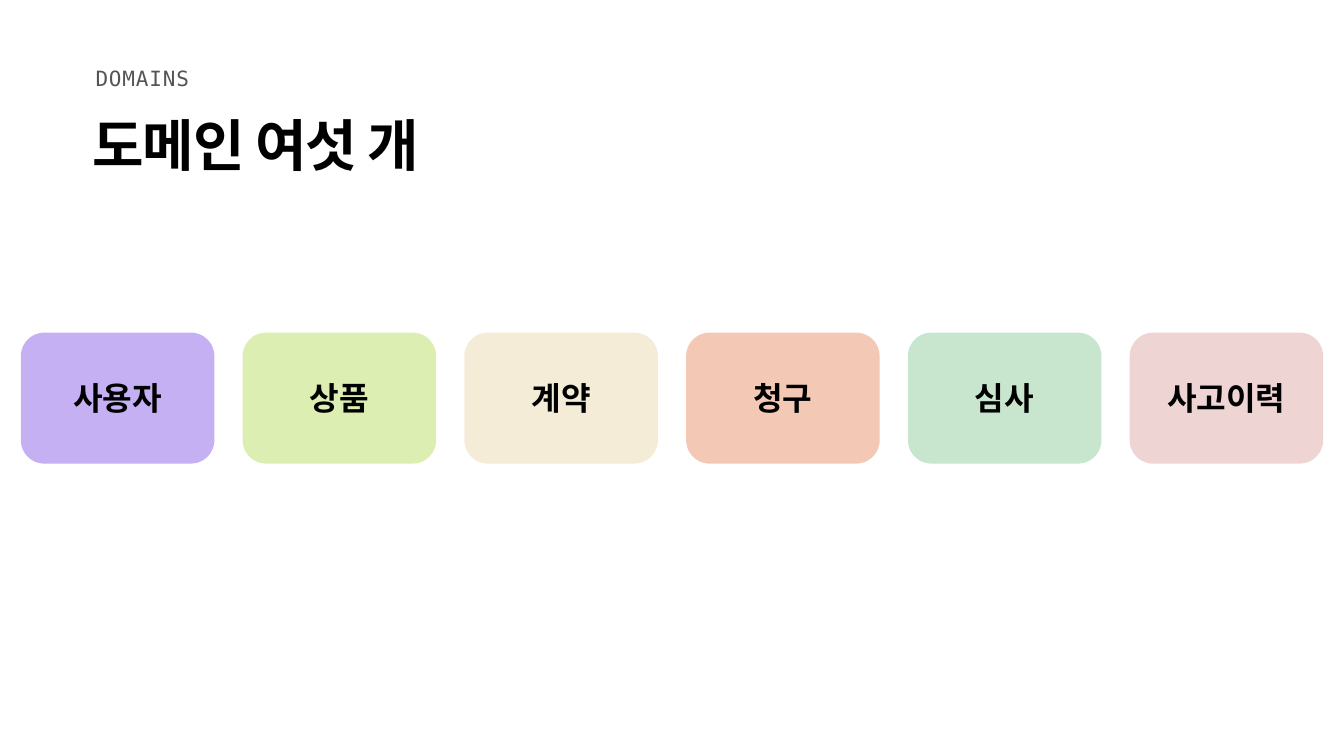
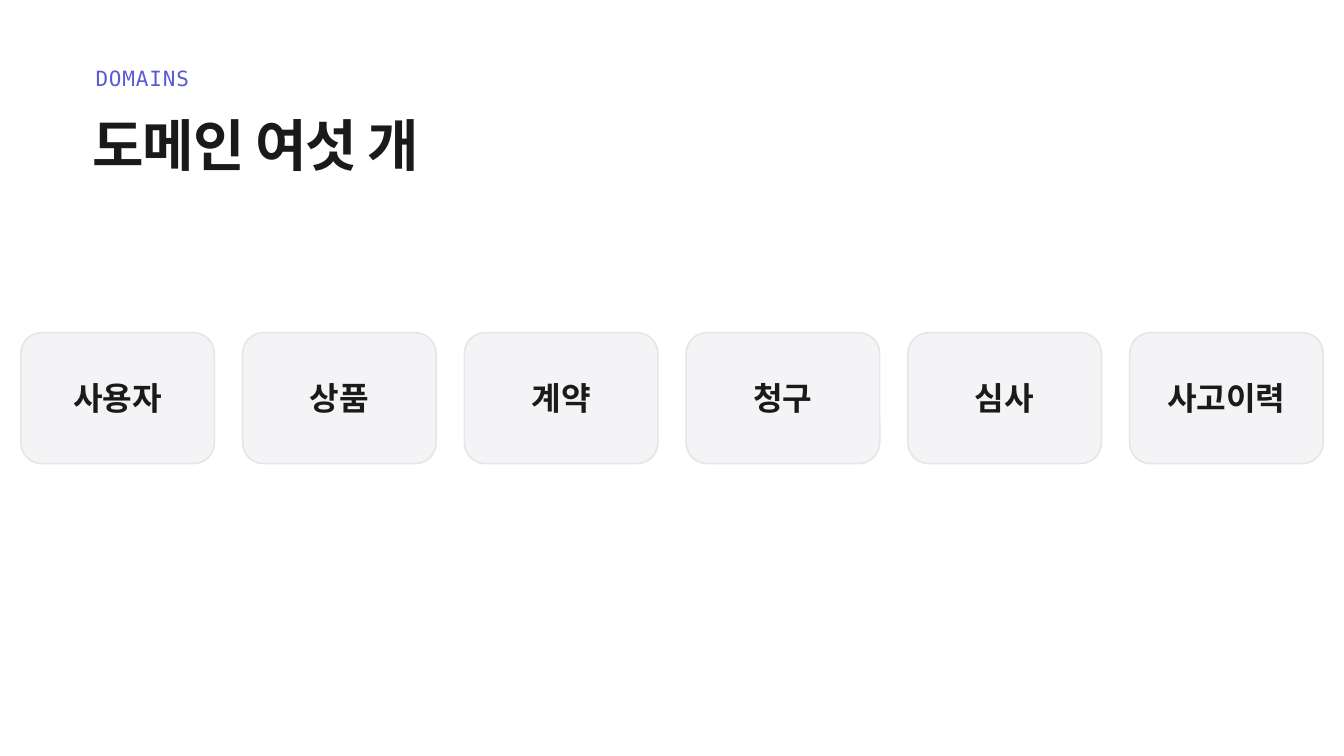
Before and after one commit to heyoonyoon/distributed-programming, a slide deck: slide 9 of docs/presentation/보험발표-figma.pptx. Drawn at 1344x756 pixels with LibreOffice and Linux fonts; fonts in the diff are those of the drawing. Boxes give left, top, right and bottom in pixels: in the first picture for what was removed or moved away, otherwise in the second. Text is boxed around its words. In the diff, an @@ line names an element or a change of style, - is before the commit and + after.

```diff
--- a/docs/presentation/보험발표-figma.pptx
+++ b/docs/presentation/보험발표-figma.pptx
@@ text "DOMAINS" at box(96, 70, 189, 87): text colour #555555 to #5B5BD6 @@
@@ text "도메인 여섯 개" at box(93, 119, 419, 171): text colour #000000 to #1A1A1A @@
@@ rounded rectangle "사용자" at box(21, 333, 215, 464): text colour #000000 to #1A1A1A; fill #C5B0F4 to #F4F4F6; outline none to #E6E6E6 1.2 pt; proportions changed @@
@@ rounded rectangle "상품" at box(243, 333, 437, 464): text colour #000000 to #1A1A1A; fill #DCEEB1 to #F4F4F6; outline none to #E6E6E6 1.2 pt; proportions changed @@
@@ rounded rectangle "계약" at box(465, 333, 658, 464): text colour #000000 to #1A1A1A; fill #F4ECD6 to #F4F4F6; outline none to #E6E6E6 1.2 pt; proportions changed @@
@@ rounded rectangle "청구" at box(687, 333, 880, 464): text colour #000000 to #1A1A1A; fill #F3C9B6 to #F4F4F6; outline none to #E6E6E6 1.2 pt; proportions changed @@
@@ rounded rectangle "심사" at box(908, 333, 1102, 464): text colour #000000 to #1A1A1A; fill #C8E6CD to #F4F4F6; outline none to #E6E6E6 1.2 pt; proportions changed @@
@@ rounded rectangle "사고이력" at box(1130, 333, 1324, 464): text colour #000000 to #1A1A1A; fill #EFD4D4 to #F4F4F6; outline none to #E6E6E6 1.2 pt; proportions changed @@
```
Also in this commit, not shown: 19 other slides changed, 2 other files.
